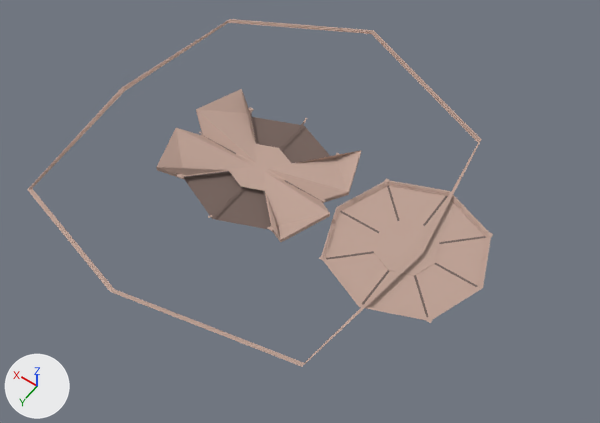
An edit to the Blender file Boompow-001/Assets/ArenaOctagon.blend, drawn before and after from the same camera.
Both versions are drawn from a 50 mm camera at (-2.37, 5.56, 8.28) aimed at (1.4, 0.29, 0.0). Arrows for +X, +Y and +Z are at lower left; the lights stay in place.
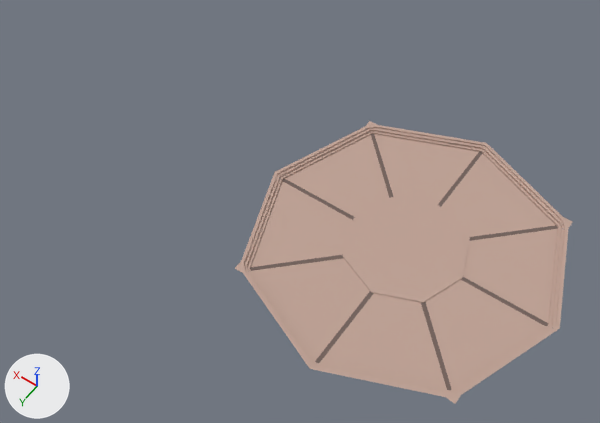
Diff of the bpy script that builds the scene:
```diff
--- a/Boompow-001/Assets/ArenaOctagon.blend.py
+++ b/Boompow-001/Assets/ArenaOctagon.blend.py
@@ ob_cylinder_000 @@
 ob_cylinder_000.location = (0.01, 0.0, 0.01)
-ob_cylinder_000.scale = (0.413, 0.413, 0.00389)
+ob_cylinder_000.scale = (0.796, 0.796, 0.0075)
 _m = ob_cylinder_000.modifiers.new('Mirror', 'MIRROR')
@@ ob_cylinder_001 @@
-ob_cylinder_001 = bpy.data.objects.new('Cylinder.001', me_cylinder_000)
-ob_cylinder_001.location = (2.25, 0.0, 0.01)
-ob_cylinder_001.scale = (0.413, 0.413, 0.00389)
-_m = ob_cylinder_001.modifiers.new('Mirror', 'MIRROR')
-_m.use_axis = (True, True, False)
-_m.use_clip = True
```

Pixel boxes (x1, y1, x2, y2) of what changed, in the pictures (600 x 423 px):
'Cylinder.000', rescaled (93% wider, 95% taller): before (319, 178, 493, 323); after (235, 121, 572, 404)
'Cylinder.001', deleted (beige): before (27, 19, 482, 367)
    faces in mat_material_000 (beige #c0a498): (27, 19, 482, 367)
    faces in mat_material_003 (brown #796761): (184, 113, 330, 229)
